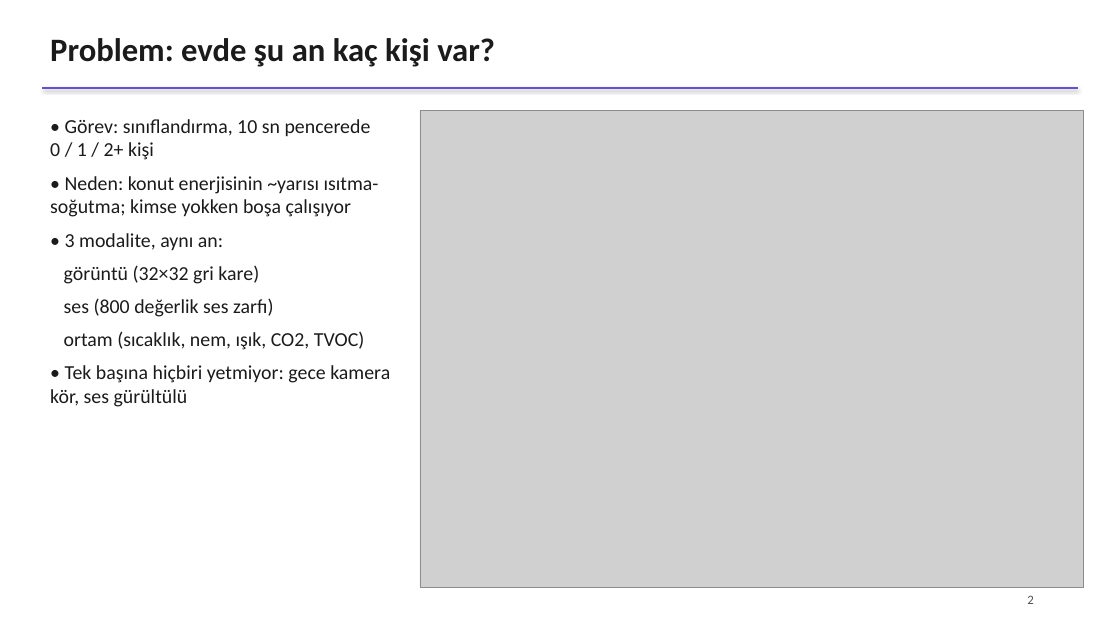
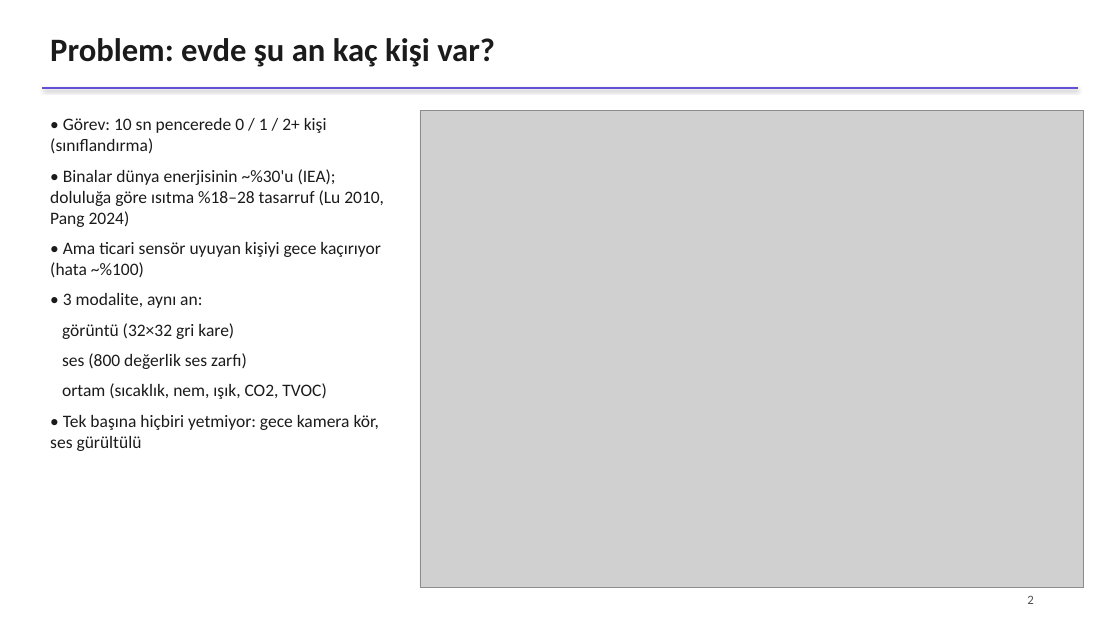
Before and after one commit to ksilverstone/hpdmobile-doluluk-tespiti, a slide deck: slide 2 of reports/sunum.pptx. Drawn at 1120x630 pixels with LibreOffice and Linux fonts; fonts in the diff are those of the drawing; grey boxes stand for pictures. Boxes give left, top, right and bottom in pixels: in the first picture for what was removed or moved away, otherwise in the second. Text is boxed around its words. In the diff, an @@ line names an element or a change of style, - is before the commit and + after.

```diff
--- a/reports/sunum.pptx
+++ b/reports/sunum.pptx
@@ text at [50, 118, 384, 278]: text changed; size 17 to 15 pt @@
-• Görev: sınıflandırma, 10 sn pencerede 0 / 1 / 2+ kişi
-• Neden: konut enerjisinin ~yarısı ısıtma-soğutma; kimse yokken boşa çalışıyor
+• Görev: 10 sn pencerede 0 / 1 / 2+ kişi (sınıflandırma)
+• Binalar dünya enerjisinin ~%30'u (IEA); doluluğa göre ısıtma %18–28 tasarruf (Lu 2010, Pang 2024)
+• Ama ticari sensör uyuyan kişiyi gece kaçırıyor (hata ~%100)
@@ text at [50, 293, 380, 451]: size 17 to 15 pt in "• 3 modalite, aynı an:", "görüntü (32×32 gri kare)", "ses (800 değerlik ses zarfı)", "ortam (sıcaklık, nem, ışık, CO2, TVOC)" and 1 more places @@
```
Also in this commit, not shown: 3 other files.
